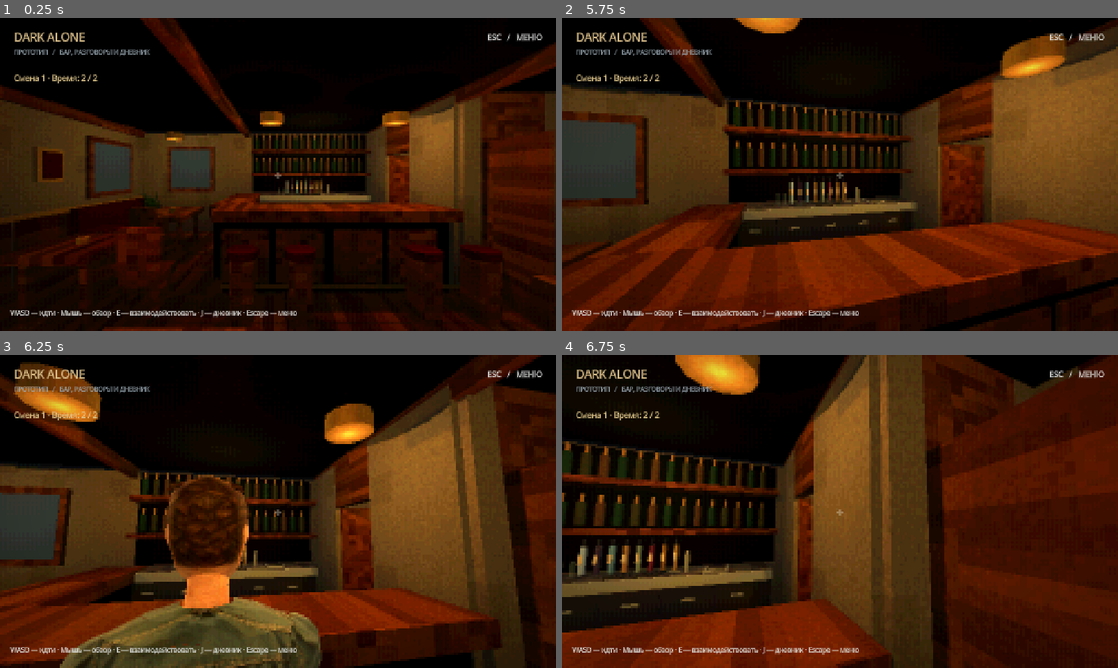
Above: before the commit, frames 1-4 (two rows, left to right).
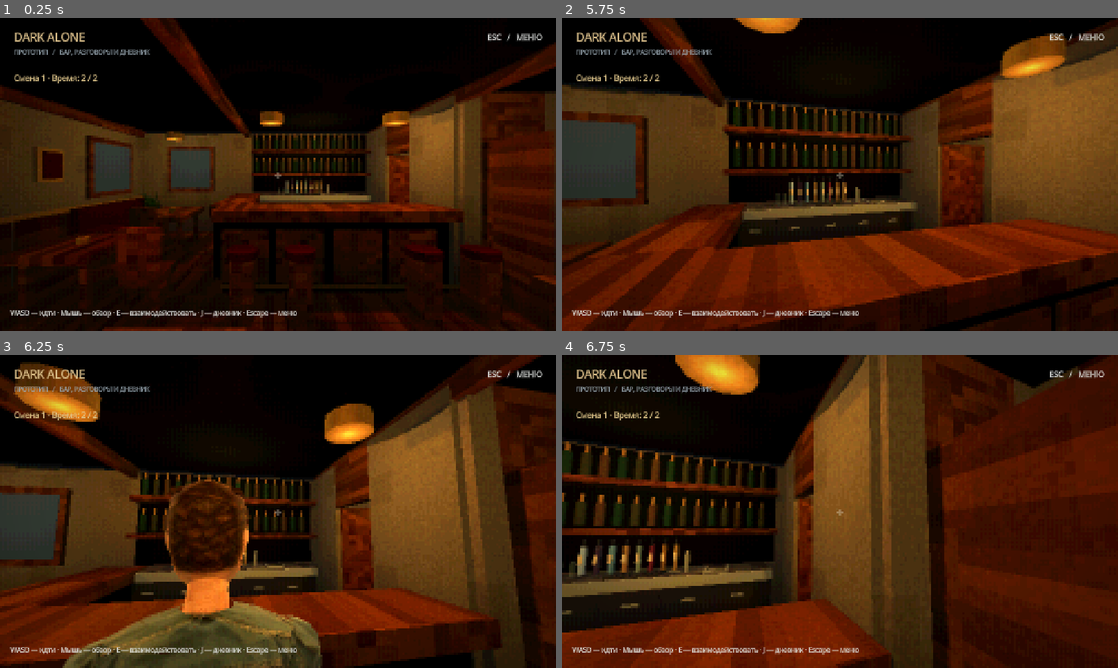
Above: after the commit, the same moments.

Repository: ZetMGC/Dark-Alone
Game: Godot game, scene res://scenes/main/reasoning_demo.tscn
The game is run twice, just before and just after one commit, with the same random seed, the same clock (stepped at 60 frames per second) and the same inputs.
Inputs (mouse positions are in pixels of both pictures, inside the frame that each line leads up to):
- Up to frame 1 (0.25 s): no input
- Up to frame 2 (5.75 s): tap Enter at 0.5 s; move the mouse to (867, 174) at 0.52 s; hold E (interact) 0.53-1.28 s; hold W (move_forward) from 0.53 s (still down); click (867, 174) at 0.67 s; tap B (serve) at 0.8, 1.35, 2.3 s; move the mouse to (812, 174) at 1.27 s; tap E (interact) at 1.55, 3.05, 4.55 s; tap R (reset_look) every 0.75 s from 2 to 5 s; move the mouse to (851, 168) at 2.02 s; hold E (interact) 2.03-2.78 s; move the mouse to (834, 180) at 2.77 s; right-click (834, 180) at 2.85 s; click (834, 180) at 2.92 s; move the mouse to (878, 177) at 3.52 s; hold B (serve) 3.53-4.28 s; tap Down (look_down) at 3.6 s; move the mouse to (795, 171) at 4.27 s; tap Left (look_left) at 4.35 s; move the mouse to (845, 174) at 5.02 s; hold B (serve) from 5.03 s (still down); tap Right (look_right) at 5.1 s; click (845, 174) at 5.17 s
- Up to frame 3 (6.25 s): move the mouse to (255, 505) at 5.77 s; release W (move_forward) at 5.78 s; release B (serve) at 5.78 s; hold D (move_right) from 5.78 s (still down); tap Up (look_up) at 5.85 s; tap E (interact) at 6.05 s
- Up to frame 4 (6.75 s): move the mouse to (867, 511) at 6.52 s; release D (move_right) at 6.53 s; hold W (move_forward) from 6.53 s (still down); hold B (serve) from 6.53 s (still down)

Frames 1-2 are identical in both runs. In frame 3, 4.1% of the frame differs, in the area x 10-58%, y 38-100%; in frame 4, nothing differs.

Commit message:
fix: keep visitor until shift ends and smooth motion transitions

Diff:
--- a/scripts/characters/visitor_behavior.gd
+++ b/scripts/characters/visitor_behavior.gd
@@ -18,6 +18,8 @@
 var _glass_home: Transform3D
 var _glass: Node3D
 var _grasp := Transform3D.IDENTITY
+var _return_start := Transform3D.IDENTITY
+var _returning: bool = false
 
 
 func configure(actor: ServiceGuest, view: Camera3D, narrative: NarrativeSession) -> void:
@@ -37,9 +39,10 @@
 		_glass = guest.get_node("ServedGlass")
 		_glass_home = _glass.global_transform
 		model.drink_weight = 0
+		_returning = false
 	)
 	session.runner.node_changed.connect(_on_line)
-	session.runner.dialogue_finished.connect(func(_id: StringName) -> void: _leaving = true)
+	# Конец одной ветки не означает конец всей смены/общения.
 	start_visit()
 
 
@@ -99,6 +102,8 @@
 			_route.reverse()
 			_route.append(entrance)
 	elif state == &"docked":
+		if session.shift.finished:
+			_leaving = true
 		if _drink_time >= 0:
 			_drink(delta)
 		elif _leaving and not session.runner.active:
@@ -163,7 +168,10 @@
 		_glass.global_transform = model.hand_transform() * _grasp
 		_glass.rotate_object_local(Vector3.RIGHT, -0.3 * lift)
 	else:
-		_glass.global_transform = _glass.global_transform.interpolate_with(_glass_home, smoothstep(3.8, 4.6, t))
+		if not _returning:
+			_return_start = _glass.global_transform
+			_returning = true
+		_glass.global_transform = _return_start.interpolate_with(_glass_home, smoothstep(3.8, 4.6, t))
 	if t >= 4.8:
 		_glass.global_transform = _glass_home
 		model.drink_weight = 0
--- a/scripts/characters/visitor_model.gd
+++ b/scripts/characters/visitor_model.gd
@@ -77,7 +77,9 @@
 
 
 func _behavior_pose(delta: float) -> void:
-	_walking = move_toward(_walking, clampf(walk_speed / 0.65, 0, 1), delta * 4)
+	_walking = lerpf(_walking, clampf(walk_speed / 0.65, 0, 1), 1.0 - exp(-delta * 7.0))
+	if walk_speed < 0.001 and _walking < 0.001:
+		_walking = 0
 	var gait := travel_distance / 0.86 * TAU
 	skeleton.set_bone_pose_position(_bones.Pelvis, skeleton.get_bone_rest(_bones.Pelvis).origin - Vector3.UP * (0.075 + cos(gait * 2) * 0.004) * _walking)
 	skeleton.force_update_all_bone_transforms()
@@ -148,7 +150,11 @@
 				skeleton.set_bone_pose_rotation(_bones[bone], Quaternion.IDENTITY)
 	if drink_weight > 0:
 		var current := skeleton.get_bone_global_pose(_bones.HandR).origin
+		var palm_basis := skeleton.get_bone_global_pose(_bones.HandR).basis
 		_limb("UpperArmR", "ForearmR", "HandR", current.lerp(to_local(drink_target), drink_weight), Vector3(0.6, -0.4, 0.2))
+		# Предплечье сгибается к стакану, кисть сохраняет ориентацию ладони.
+		var parent_basis := skeleton.get_bone_global_pose(_bones.ForearmR).basis
+		skeleton.set_bone_pose_rotation(_bones.HandR, (parent_basis.inverse() * palm_basis).get_rotation_quaternion())
 
 
 func _ready() -> void:
--- a/tests/visitor_behavior_test.gd
+++ b/tests/visitor_behavior_test.gd
@@ -92,7 +92,21 @@
 	await get_tree().create_timer(0.15, true).timeout
 	expect(guest.global_position == previous, "Pause freezes visitor")
 	get_tree().paused = false
-	behavior.request_departure()
+	var session: NarrativeSession = main.get_node("NarrativeSession")
+	expect(session.start_dialogue(&"test_war_cinema_guest"), "Start full conversation")
+	session.runner.choose(&"more")
+	session.runner.choose(&"leave")
+	expect(session.finish_for_node(session.runner.current_dialogue_id, session.runner.current_node_id), "Finish individual dialogue branch")
+	await get_tree().create_timer(0.35).timeout
+	expect(behavior.state == &"docked" and not behavior._leaving, "NPC stays after individual conversation while shift has remaining events")
+	expect(session.start_dialogue(&"test_war_cinema_guest"), "NPC remains available for another conversation")
+	session.cancel_dialogue()
+	await get_tree().physics_frame
+	expect(behavior.state == &"docked", "Cancellation does not send NPC away")
+	session.open_service()
+	session.serve_drink(&"test_water")
+	await get_tree().create_timer(5.0).timeout
+	expect(session.shift.finished, "Departure is gated by completed shift")
 	expect(behavior.state == &"releasing", "Departure releases support before walking")
 	Engine.time_scale = 5
 	deadline = Time.get_ticks_msec() + 12000
Not shown, changed: docs/BACKLOG.md
Not shown, changed: docs/CONTRACTS.md
Not shown, changed: docs/HANDOFF.md
Not shown, changed: docs/STATUS.md
Not shown, changed: docs/TESTING.md
Not shown, changed: docs/VISITOR_BEHAVIOR.md
Not shown, changed: docs/decisions/0038-visitor-behavior.md
Not shown, added: docs/worklog/2026-10-28-14-npc-animation-polish.md
Not shown, changed: docs/worklog/README.md
